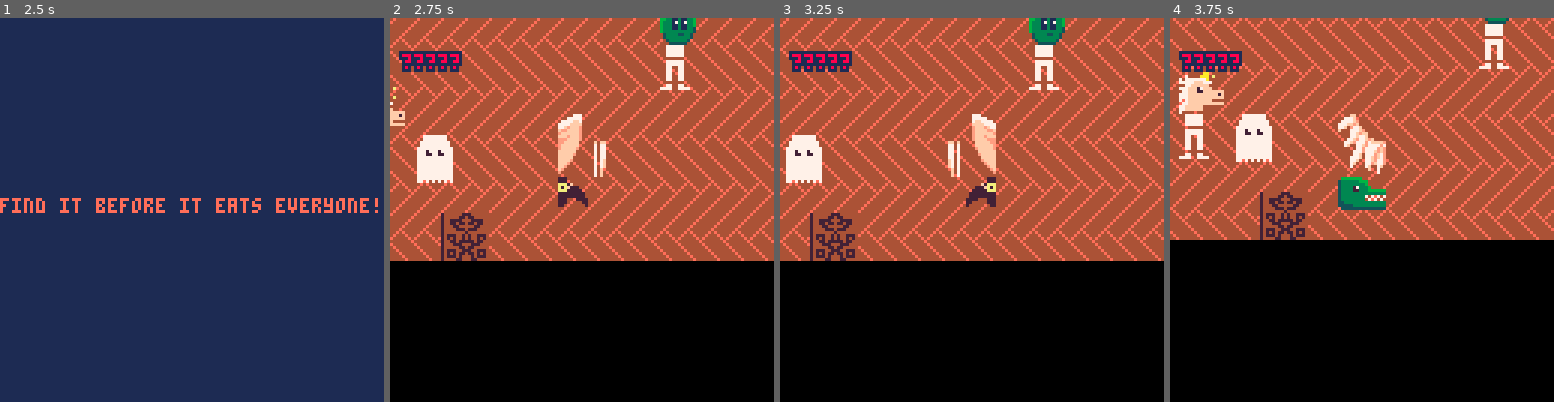
Above: before the commit, frames 1-4 (left to right).
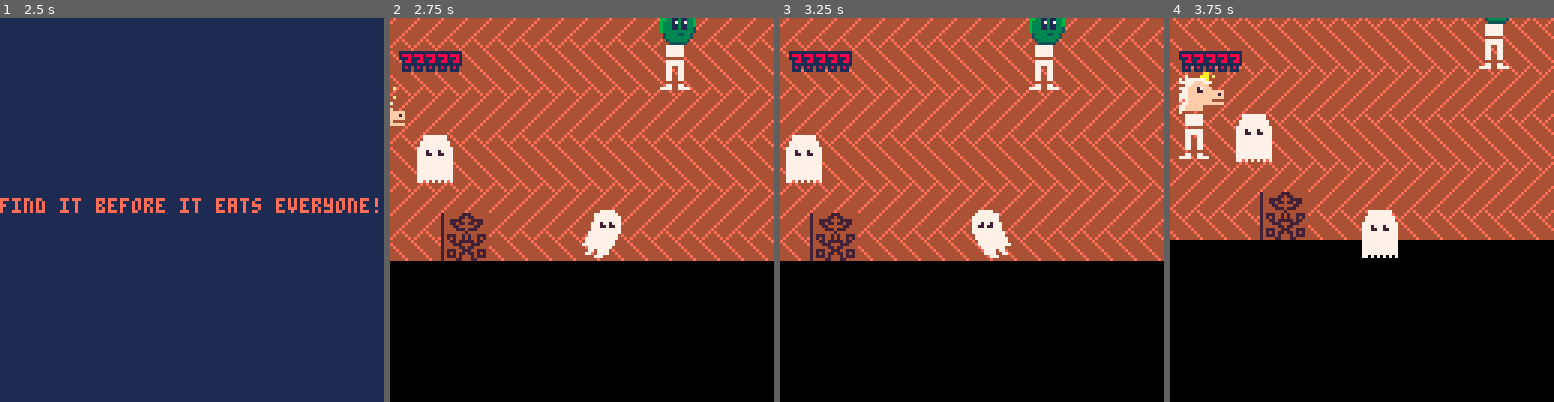
Above: after the commit, the same moments.

Repository: Alfie-Edwards/jaccuse
Game: PICO-8 cartridge game.p8
The game is run twice, just before and just after one commit, with the same random seed, the same clock (stepped at 60 frames per second) and the same inputs.
Inputs (mouse positions are in pixels of both pictures, inside the frame that each line leads up to):
- Up to frame 1 (2.5 s): tap X (X key) at 0.33, 1.07, 1.85 s; click (280, 121) at 0.67 s; tap O (Z key) at 0.7, 1.7, 2.1 s; click (46, 267) at 1.22 s; hold Right 1.6-2.1 s; click (107, 114) at 1.77 s; hold Up 2.15-2.42 s; click (172, 259) at 2.32 s; hold Right from 2.47 s (still down)
- Up to frame 2 (2.75 s): keep holding Right; tap O (Z key) at 2.5 s
- Up to frame 3 (3.25 s): click (1014, 106) at 2.87 s; tap O (Z key) at 2.9 s; tap X (X key) at 2.97 s; release Right at 3.03 s; hold Left from 3.08 s (still down)
- Up to frame 4 (3.75 s): tap O (Z key) at 3.3, 3.7 s; click (1465, 256) at 3.42 s; release Left at 3.58 s; hold Down from 3.63 s (still down)

Frame 1 is identical in both runs. In frame 2, 2.1% of the frame differs, in the area x 43-61%, y 25-63%; in frame 3, 2.1%; in frame 4, 2.8%, in the area x 43-60%, y 25-63%.

Commit message:
player is a ghost

Diff:
--- a/player.lua
+++ b/player.lua
@@ -104,18 +104,27 @@
 	local flip = false
 	local sprite = nil
 	if player.dir == direction.up then
-		sprite = sprites.player_back
+		-- sprite = sprites.player_back
+		-- sprite = sprites.small_ghost_neutral
+		sprites.small_ghost_neutral.func(player.x, player.y)
 	elseif player.dir == direction.down then
-		sprite = sprites.player_front
+		-- sprite = sprites.player_front
+		-- sprite = sprites.small_ghost_neutral
+		sprites.small_ghost_neutral.func(player.x, player.y)
 	elseif player.dir == direction.left then
-		sprite = sprites.player_side
+		-- sprite = sprites.player_side
+		-- sprite = sprites.small_ghost_move
+		sprites.small_ghost_move.func(player.x, player.y)
 	elseif player.dir == direction.right then
-		sprite = sprites.player_side
-		flip = true
+		sprites.small_ghost_move.func(player.x, player.y, true)
+		-- sprite = sprites.player_side
+		-- sprite = sprites.small_ghost_move
+		-- flip = true
 	else
 		assert(false == "unexpected direction "..player.dir)
 	end
-	assert(sprite ~= nil)
+	-- assert(sprite ~= nil)
 
-	draw_sprite(sprite, player.x, player.y, flip)
+	-- draw_sprite(sprite, player.x, player.y, flip)
+	-- draw_sprite(sprite, player.x, player.y, flip)
 end
--- a/sprites.lua
+++ b/sprites.lua
@@ -41,8 +41,10 @@
 		small_horse = adv_sprite(function(x, y)
 				sspr(83, 32, 16, 16, x, y)
 			end),
-		small_ghost_move = adv_sprite(function(x, y)
-				sspr(99, 32, 13, 16, x, y)
+		small_ghost_move = adv_sprite(function(x, y, flip)
+				local w,h = 13, 16
+				if flip == nil then flip = false end
+				sspr(99, 32, w, h, x, y, w, h, flip, false)
 			end),
 		small_croc = adv_sprite(function(x, y)
 				sspr(0, 53, 16, 11, x, y)
